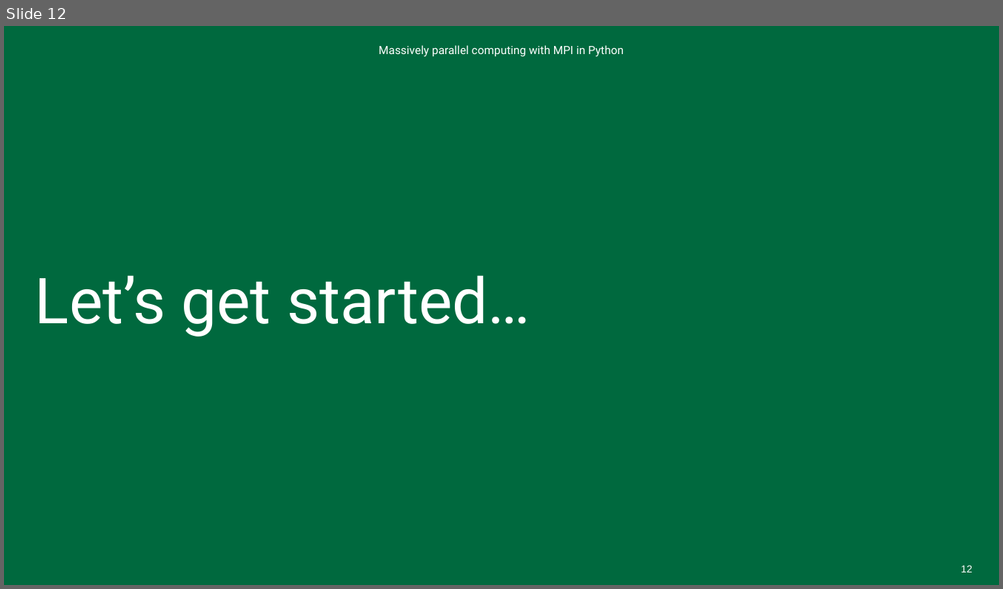
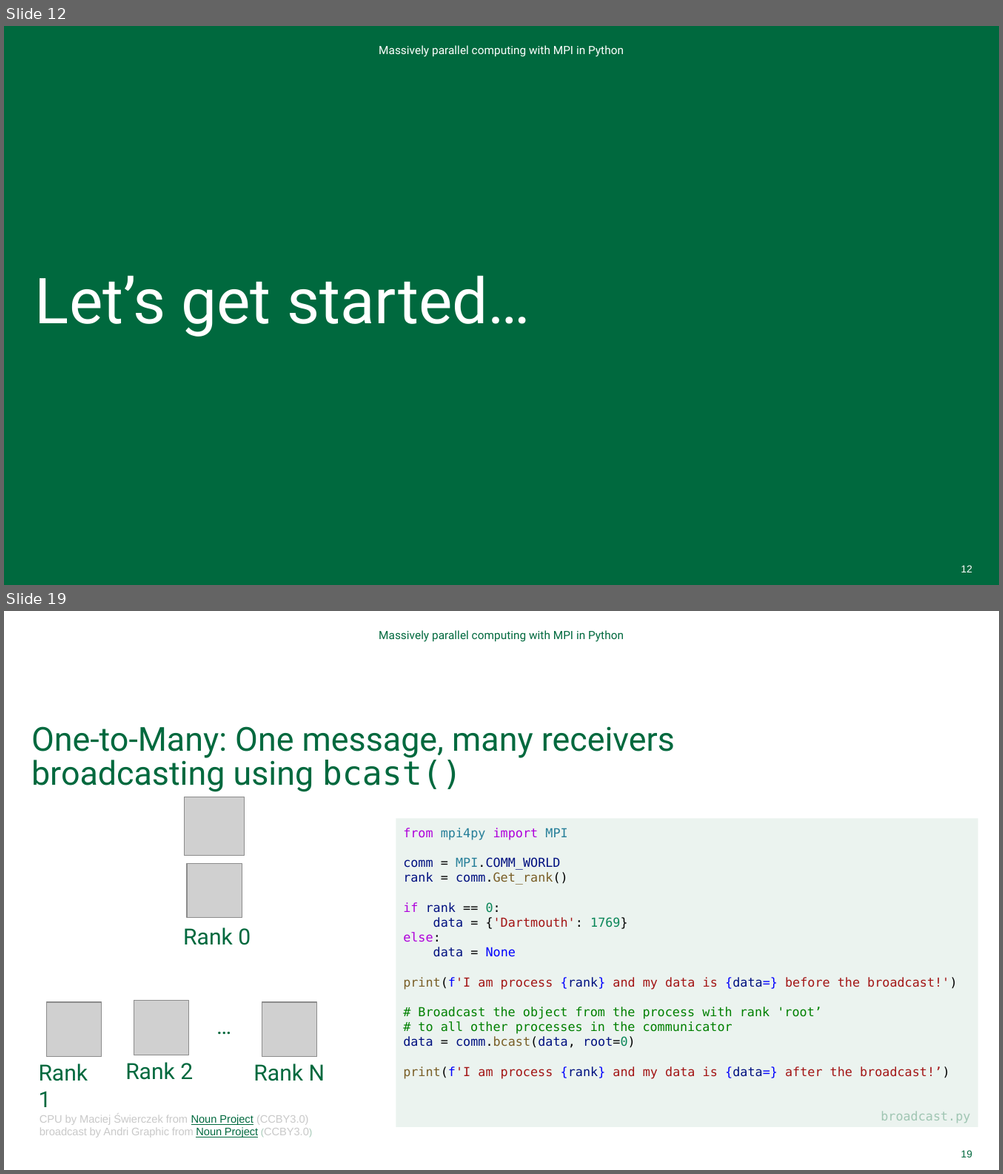
Before and after one commit to Dartmouth-Libraries/distributed-computing-with-python-and-mpi, a slide deck: ppt/Distributed-Computing-with-MPI.pptx. Shown one above the other, each under a label of ours: slide 12 before the commit, slides 12 and 19 after it; the slides between them are not shown. The pictures are 1003x589 and 1003x1174 pixels, drawn with LibreOffice and Linux fonts; fonts in the diff are those of the drawing; grey boxes stand for pictures; background and template pictures are left out. Boxes give left, top, right and bottom in pixels: in the first picture for what was removed or moved away, otherwise in the second. Text is boxed around its words. In the diff, an @@ line names an element or a change of style, - is before the commit and + after.

```diff
--- a/ppt/Distributed-Computing-with-MPI.pptx
+++ b/ppt/Distributed-Computing-with-MPI.pptx
@@ slide 19 added at box(4, 611, 999, 1170), background #FFFFFF @@
@@ text added at box(378, 630, 623, 642), 11 pt, text #00693E @@
+Massively parallel computing with MPI in Python
@@ title added at box(31, 726, 674, 792), 32 pt, text #00693E @@
+One-to-Many: One message, many receivers
+broadcasting using bcast()
@@ picture added at box(185, 797, 244, 856) @@
@@ rectangle added at box(395, 818, 978, 1128), fill #EBF3EF, 12 pt, text #A31515 @@
+from mpi4py import MPI
+comm = MPI.COMM_WORLD
+rank = comm.Get_rank()
+if rank == 0:
+data = {'Dartmouth': 1769}
+else:
+data = None
+print(f'I am process {rank} and my data is {data=} before the broadcast!')
+# Broadcast the object from the process with rank 'root’
+# to all other processes in the communicator
+data = comm.bcast(data, root=0)
+print(f'I am process {rank} and my data is {data=} after the broadcast!’)
+broadcast.py
@@ picture added at box(187, 863, 242, 917) @@
@@ text added at box(183, 928, 250, 945), 21.4 pt, text #00693E @@
+Rank 0
@@ picture added at box(46, 1002, 102, 1057) @@
@@ picture added at box(134, 1001, 189, 1056) @@
@@ text added at box(209, 1008, 242, 1043), 21.4 pt, text #00693E @@
+…
@@ picture added at box(262, 1002, 317, 1057) @@
@@ text added at box(39, 1064, 88, 1108), 21.4 pt, text #00693E @@
+Rank 1
@@ text added at box(125, 1062, 193, 1080), 21.4 pt, text #00693E @@
+Rank 2
@@ text added at box(253, 1064, 324, 1082), 21.4 pt, text #00693E @@
+Rank N
@@ text added at box(40, 1115, 309, 1138), 10.5 pt, text #C9C9C9 @@
+CPU by Maciej Świerczek from Noun Project (CCBY3.0)
+broadcast by Andri Graphic from Noun Project (CCBY3.0)
@@ page number added at box(961, 1150, 972, 1158), 9.8 pt, text #00693E @@
+19
```
Also in this commit, not shown: 3 slides changed, 9 other slides added.
